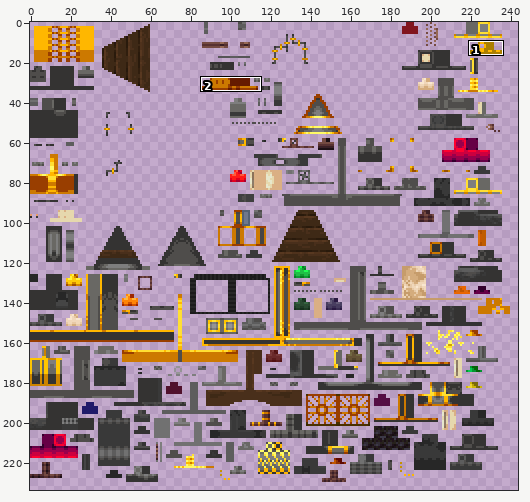
Two versions of one sprite sheet, src/main/resources/assets/ait/textures/blockentities/consoles/steam_console_gilded.png. Above, an overview of the earlier version with the close-up marked.
Close-up. The starting point:
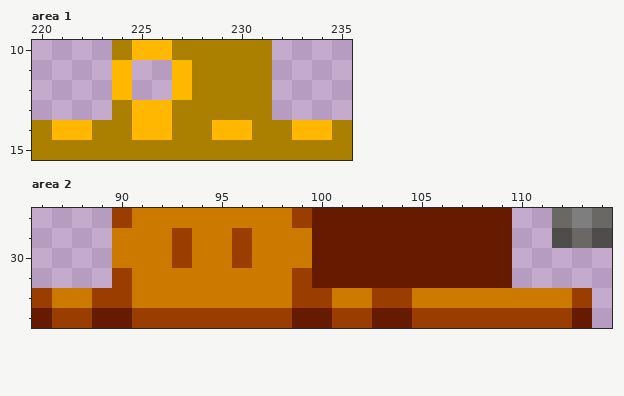
The file is 256x256 pixels. Pixels under 10% opacity are left out. Colours within 5 levels of each other are drawn and written as one. Shown: area 1: x 220..235, y 10..15; area 2: x 86..114, y 28..33. The wide view leaves out empty margins. The commit also changed other parts of the picture, which this record leaves out.
And afterwards:
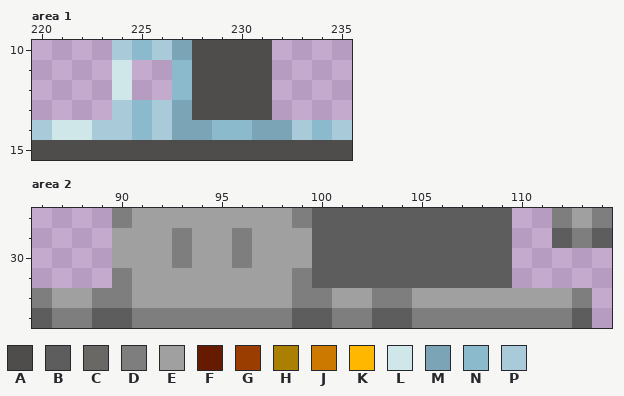
Palette (. is transparent): A #4f4d4b  B #5d5d5d  C #696864  D #7e7e7e  E #a0a0a0  F #661b00  G #993e00  H #ab7f00  J #cc7900  K #ffb700  L #d0e7e9  M #7ba5b7  N #8bbacd  P #a8cad9
What changed:
Changed rows in their new state; - is an unchanged pixel.
Area 1:
first column x 220:
10 ----PNPMAAAA----
11 ----L--NAAAA----
12 ----L--NAAAA----
13 ----PNPMAAAA----
14 PLLPPNPMMNNMMPNP
15 AAAAAAAAAAAAAAAA
Area 2:
first column x 86:
28 ----DEEEEEEEEDBBBBBBBBBB--DED
29 ----EEEDEEDEEEBBBBBBBBBB--BDB
30 ----EEEDEEDEEEBBBBBBBBBB-----
31 ----DEEEEEEEEDBBBBBBBBBB-----
32 DEEDDEEEEEEEEDDEEDDEEEEEEEED-
33 BDDBBDDDDDDDDBBDDBBDDDDDDDDB-
